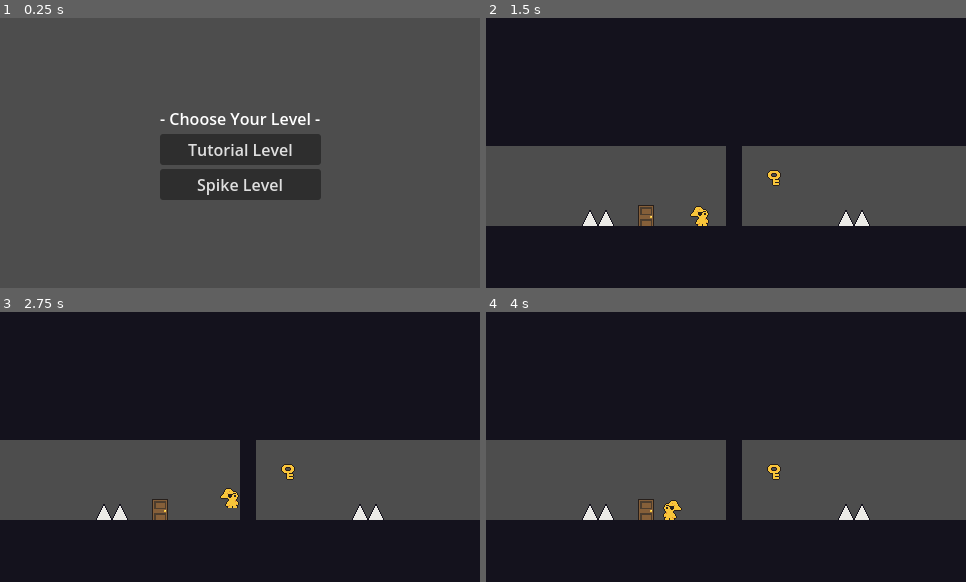
Above: before the commit, frames 1-4 (two rows, left to right).
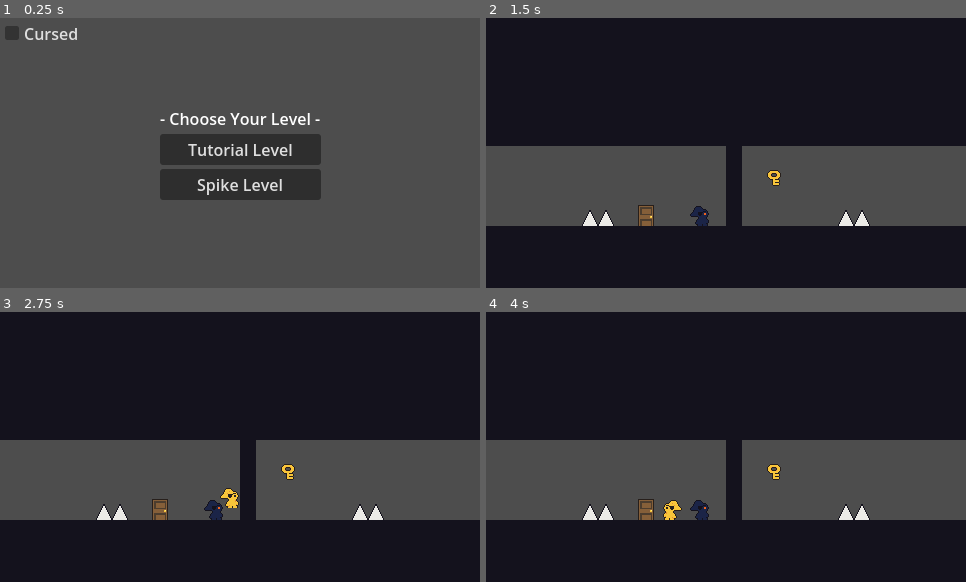
Above: after the commit, the same moments.

Repository: DapperTurtle/EndlessHallways
Game: Godot game, scene res://level_select.tscn
The game is run twice, just before and just after one commit, with the same random seed, the same clock (stepped at 60 frames per second) and the same inputs.
Inputs (mouse positions are in pixels of both pictures, inside the frame that each line leads up to):
- Up to frame 1 (0.25 s): no input
- Up to frame 2 (1.5 s): click (529, 34) at 0.5 s, where only the run after the commit has a clickable "Cursed"; click "Spike Level" at 1.25 s
- Up to frame 3 (2.75 s): tap Enter at 2 s; hold Right (right) from 2.03 s (still down); hold Up (jump) from 2.03 s (still down)
- Up to frame 4 (4 s): release Up (jump) at 2.78 s; tap Up (jump) at 2.85, 3.02, 3.32 s; tap Space at 3.5 s; release Right (right) at 3.53 s; hold Left (left) from 3.53 s (still down); hold Up (jump) from 3.53 s (still down)

The runs differ from the first frame. In frame 1, 0.4% of the frame differs, in the area x 1-17%, y 2-9%; in frame 2, 0.1%; in frame 3, 0.2%; in frame 4, 0.2%.

Commit message:
prepare the curse

Diff:
--- a/endless_hallways/autoload/global.gd
+++ b/endless_hallways/autoload/global.gd
@@ -2,7 +2,5 @@
 
 
 var door_position = null
-
-
-signal key_collect
-signal door_unlock
+var cursed = false
+var player_position = null
--- /dev/null
+++ b/endless_hallways/entities/cursed_player/cursed_player.gd
@@ -0,0 +1 @@
+extends CharacterBody2D
--- /dev/null
+++ b/endless_hallways/entities/cursed_player/cursed_player.tscn
@@ -0,0 +1,15 @@
+[gd_scene load_steps=3 format=3 uid="uid://p8nau1p4bme"]
+
+[ext_resource type="Script" uid="uid://dlmhhsoqanh1e" path="res://entities/cursed_player/cursed_player.gd" id="1_ioalv"]
+[ext_resource type="Texture2D" uid="uid://bm3t1vt0gkrd2" path="res://entities/cursed_player/cursed_player.png" id="1_sa0qh"]
+
+[node name="CursedPlayer" type="CharacterBody2D"]
+collision_layer = 0
+script = ExtResource("1_ioalv")
+
+[node name="Sprite2D" type="Sprite2D" parent="."]
+position = Vector2(0, -4)
+texture = ExtResource("1_sa0qh")
+
+[node name="Timer" type="Timer" parent="."]
+one_shot = true
--- a/endless_hallways/entities/door/door.gd
+++ b/endless_hallways/entities/door/door.gd
@@ -33,4 +33,3 @@
 func _on_area_entered(area):
 	if area.is_in_group("key"):
 		open = true
-		Global.emit_signal("door_unlock")
--- a/endless_hallways/entities/key/key.gd
+++ b/endless_hallways/entities/key/key.gd
@@ -36,7 +36,6 @@
 func _on_area_2d_body_entered(body):
 	if body.is_in_group("player"):
 		collected = true
-		Global.emit_signal("key_collect")
 
 
 func _on_area_2d_area_entered(area):
--- a/endless_hallways/entities/player/player.gd
+++ b/endless_hallways/entities/player/player.gd
@@ -34,7 +34,16 @@
 @onready var animation = $Art/AnimationPlayer
 
 
+## Cursed Mode
+var initial_position = null
+var curse_scene = preload("res://entities/cursed_player/cursed_player.tscn")
+
+
 ## Core Process
+func _ready():
+	initial_position = global_position
+
+
 func _physics_process(delta):
 	if is_on_floor():
 		can_jump = true
@@ -47,6 +56,8 @@
 		coyote_time()
 
 	screen_wrap()
+
+	Global.player_position = position
 
 	move_and_slide()
 
@@ -111,7 +122,7 @@
 	jump_buffered = false
 
 
-
+## Screen Wrap
 func screen_wrap():
 	if position.x <= -10:
 		position.x = get_viewport_rect().size.x
@@ -121,3 +132,10 @@
 		position.y = get_viewport_rect().size.y
 	if position.y >= get_viewport_rect().size.y + 10:
 		position.y = 0
+
+
+## Spawn Curse
+func spawn_curse():
+	var curse = curse_scene.instantiate()
+	curse.global_position = initial_position
+	get_parent().add_child(curse)
--- a/endless_hallways/entities/player/player.tscn
+++ b/endless_hallways/entities/player/player.tscn
@@ -1,8 +1,11 @@
-[gd_scene load_steps=10 format=3 uid="uid://hkofnldfvk2p"]
+[gd_scene load_steps=11 format=3 uid="uid://hkofnldfvk2p"]
 
 [ext_resource type="Script" uid="uid://c2x0dp4nsxnq5" path="res://entities/player/player.gd" id="1_abrql"]
 [ext_resource type="Texture2D" uid="uid://dgq6qiq31u2g8" path="res://entities/player/player.png" id="1_symyc"]
 [ext_resource type="Script" uid="uid://baoxeex5v6ait" path="res://entities/player/player_state.gd" id="2_sglur"]
+
+[sub_resource type="Animation" id="Animation_sglur"]
+length = 0.001
 
 [sub_resource type="Animation" id="Animation_qiwj3"]
 resource_name = "fall"
@@ -18,6 +21,7 @@
 
 [sub_resource type="AnimationLibrary" id="AnimationLibrary_26q78"]
 _data = {
+&"RESET": SubResource("Animation_sglur"),
 &"fall": SubResource("Animation_qiwj3"),
 &"idle": SubResource("Animation_bls4j"),
 &"jump": SubResource("Animation_8fjmc"),
--- a/endless_hallways/entities/player/player_state.gd
+++ b/endless_hallways/entities/player/player_state.gd
@@ -2,12 +2,9 @@
 
 
 func _ready():
-	for s in ["IDLE", "RUN", "JUMP", "FALL", "KEY_COLLECT"]: add_state(s)
+	for s in ["IDLE", "RUN", "JUMP", "FALL"]: add_state(s)
 
 	call_deferred("set_state", states.IDLE)
-
-	Global.connect("key_collect", key_collect)
-	Global.connect("door_unlock", door_unlock)
 
 
 func _state_logic(delta):
@@ -19,9 +16,6 @@
 			parent.move()
 			parent.apply_gravity(delta)
 			parent.jump_sustain()
-
-		states.KEY_COLLECT:
-			parent.stop()
 
 
 func _get_transition(delta):
@@ -61,6 +55,8 @@
 	match state:
 		states.IDLE:
 			parent.animation.play("idle")
+			if Global.cursed == true:
+				parent.spawn_curse()
 
 		states.RUN:
 			parent.animation.play("run")
@@ -70,11 +66,3 @@
 
 		states.FALL:
 			parent.animation.play("fall")
-
-
-func key_collect():
-	state = states.KEY_COLLECT
-
-
-func door_unlock():
-	state = states.IDLE
--- a/endless_hallways/level_select.gd
+++ b/endless_hallways/level_select.gd
@@ -17,3 +17,11 @@
 
 func _on_spike_pressed():
 	get_tree().change_scene_to_file("res://levels/spike/1.tscn")
+
+
+func _on_cursed_toggled(toggled_on):
+	if toggled_on == true:
+		Global.cursed = true
+	elif toggled_on == false:
+		Global.cursed = false
+	print(Global.cursed)
--- a/endless_hallways/level_select.tscn
+++ b/endless_hallways/level_select.tscn
@@ -37,5 +37,12 @@
 layout_mode = 2
 text = "Spike Level"
 
+[node name="Cursed" type="CheckBox" parent="."]
+layout_mode = 0
+offset_right = 24.0
+offset_bottom = 24.0
+text = "Cursed"
+
 [connection signal="pressed" from="VBoxContainer/Tutorial" to="." method="_on_tutorial_pressed"]
 [connection signal="pressed" from="VBoxContainer/Spike" to="." method="_on_spike_pressed"]
+[connection signal="toggled" from="Cursed" to="." method="_on_cursed_toggled"]
--- a/endless_hallways/test_2.tscn
+++ /dev/null
@@ -1,67 +0,0 @@
-[gd_scene load_steps=2 format=3 uid="uid://c4nr5lfa5bxlb"]
-
-[ext_resource type="PackedScene" uid="uid://cp5cu2fj0khwl" path="res://levels/tutorial/12.tscn" id="1_tam42"]
-
-[node name="Test2" type="Control"]
-layout_mode = 3
-anchors_preset = 15
-anchor_right = 1.0
-anchor_bottom = 1.0
-grow_horizontal = 2
-grow_vertical = 2
-
-[node name="ColorRect" type="ColorRect" parent="."]
-layout_mode = 1
-anchors_preset = 15
-anchor_right = 1.0
-anchor_bottom = 1.0
-grow_horizontal = 2
-grow_vertical = 2
-color = Color(0.19607843, 0.19607843, 0.19607843, 1)
-
-[node name="SubViewportContainer" type="SubViewportContainer" parent="."]
-layout_mode = 1
-anchors_preset = 8
-anchor_left = 0.5
-anchor_top = 0.5
-anchor_right = 0.5
-anchor_bottom = 0.5
-offset_left = -240.0
-offset_top = -135.0
-offset_right = 240.0
-offset_bottom = 135.0
-grow_horizontal = 2
-grow_vertical = 2
-stretch = true
-
-[node name="SubViewport" type="SubViewport" parent="SubViewportContainer"]
-handle_input_locally = false
-snap_2d_transforms_to_pixel = true
-snap_2d_vertices_to_pixel = true
-size = Vector2i(480, 270)
-render_target_update_mode = 4
-
-[node name="Test" parent="SubViewportContainer/SubViewport" instance=ExtResource("1_tam42")]
-
-[node name="Label" type="Label" parent="."]
-layout_mode = 1
-anchors_preset = 7
-anchor_left = 0.5
-anchor_top = 1.0
-anchor_right = 0.5
-anchor_bottom = 1.0
-offset_left = -52.0
-offset_top = -36.0
-offset_right = 52.0
-offset_bottom = -13.0
-grow_horizontal = 2
-grow_vertical = 0
-text = "- A Simple Test -"
-
-[node name="VBoxContainer" type="VBoxContainer" parent="."]
-layout_mode = 1
-anchors_preset = 15
-anchor_right = 1.0
-anchor_bottom = 1.0
-grow_horizontal = 2
-grow_vertical = 2
Not shown, added: endless_hallways/entities/cursed_player/cursed_player.gd.uid
Binary file added: endless_hallways/entities/cursed_player/cursed_player.png
Not shown, added: endless_hallways/entities/cursed_player/cursed_player.png.import
